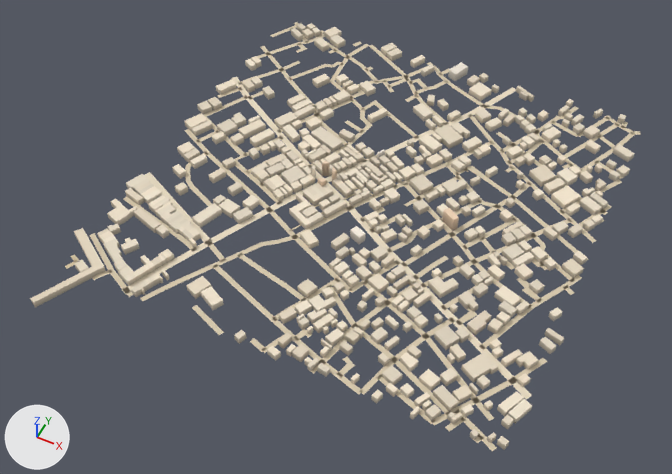
Before and after pictures for a commit that changed the glTF model public/assets/bengaluru-region-v1/tiles/t-3_-3-l0.glb.
Before and after are seen from a 50 mm lens placed at (-950.0, -1944.0, 768.0), pointed at (-1265.0, -1316.0, -18.0). Lighting does not change. The marker at lower left points along +X, +Y and +Z. The picture after the commit comes second. Vertices at exactly the same position are counted once.

In view in the first picture: 'building', 'ground'.
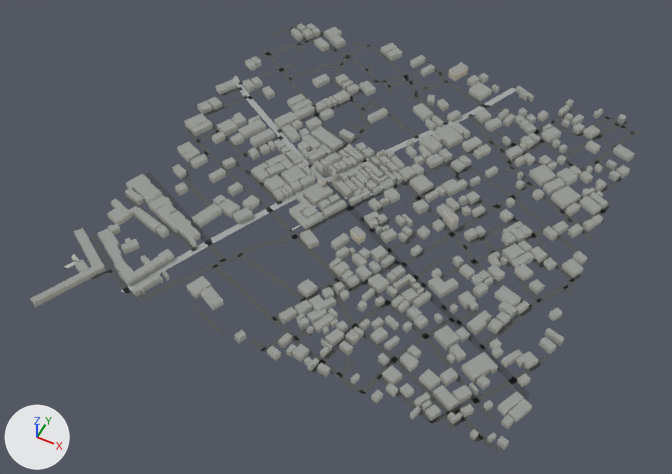
The edits, one by one:
me_building is used by ob_building; location (-1500.0, -1500.0, 0.0).
me_building had 4044 vertices, 5670 faces and spanned x -15.0..510.0, y -57.0..510.0, z 0.0..21.0.
me_building now has 4044 vertices, 6870 faces and spans x -15.0..510.0, y -57.0..510.0, z 0.0..21.0.
me_building part 1: 5670 kept faces spanning x -15.0..510.0, y -57.0..510.0, z 0.0..21.0 get new vertex colours.
me_ground is used by ob_ground; location (-1500.0, -1500.0, 0.0).
Verts and faces of me_ground; kept vertices keep their numbers, new ones are numbered from 1240.
Before the commit, vertices of me_ground: 712 (315.0, 213.0, 1.0) at pixel (412, 231), 713 (321.0, 210.0, 1.0) at pixel (415, 235).
Before the commit, vertices of me_ground: 1014 (186.0, 391.0, 1.0) at pixel (374, 104), 1015 (184.0, 399.0, 1.0) at pixel (375, 100).
me_ground had 1240 vertices, 990 faces and spanned x -3.0..503.0, y -3.0..503.0, z 1.0.
me_ground now has 1271 vertices, 1017 faces and spans x 0.0..500.0, y 0.0..500.0, z 1.0.
Part 2, on me_ground:
50 vertices are removed from x -3.0..502.0, y -2.0..503.0, z 1.0.
65 faces are deleted.
8 vertices in x 1.0..501.0, y 20.0..471.0, z 1.0 move by (-1.0, 0.0, 0.0).
7 vertices in x 76.0..474.0, y -1.0..442.0, z 1.0 move by (0.0, 1.0, 0.0).
7 vertices in x -1.0..499.0, y 15.0..456.0, z 1.0 move by (1.0, 0.0, 0.0).
6 vertices in x 61.0..489.0, y -1.0..499.0, z 1.0 move by (1.0, 1.0, 0.0).
6 vertices in x 56.0..409.0, y 1.0..501.0, z 1.0 move by (-1.0, -1.0, 0.0).
6 vertices in x 2.0..502.0, y 71.0..489.0, z 1.0 move by (-2.0, 1.0, 0.0).
70 vertices move from x -2.0..503.0, y -3.0..503.0, z 1.0 to x 0.0..500.0, y 0.0..500.0, z 1.0.
81 vertices are added at x 0.0..500.0, y 0.0..500.0, z 1.0.
92 new faces join them.
Part 3, on me_ground:
Vertex 713 moves to (321.0, 211.0, 1.0), pixel (416, 234).
Vertex 712 moves to (315.0, 212.0, 1.0), pixel (411, 232).
Part 4, on me_ground:
Vertex 1015 moves to (183.0, 399.0, 1.0), pixel (375, 100).
Vertex 1014 moves to (187.0, 391.0, 1.0), pixel (374, 104).
me_ground part 5: 926 kept faces spanning x 0.0..500.0, y 0.0..500.0, z 1.0 get new vertex colours; the middle colour goes from beige #d7c9ae to dark grey #535556.

Where the change shows, as pixel boxes [x1, y1, x2, y2] in the pictures (672 x 474 px; the box of a moved part takes in the faces that stretch with it):
'ground', reshaped: before [65, 22, 641, 451]; after [64, 22, 642, 453]
part 1 of me_building, recoloured (darker): [30, 23, 635, 449] in both
part 2 of me_ground, moved or reshaped: before [65, 22, 641, 451]; after [64, 22, 642, 453]
part 3 of me_ground, moved or reshaped: [411, 221, 435, 237] in both
part 4 of me_ground, moved or reshaped: before [362, 100, 390, 114]; after [361, 100, 390, 114]
part 5 of me_ground, recoloured: [71, 23, 634, 450] in both
